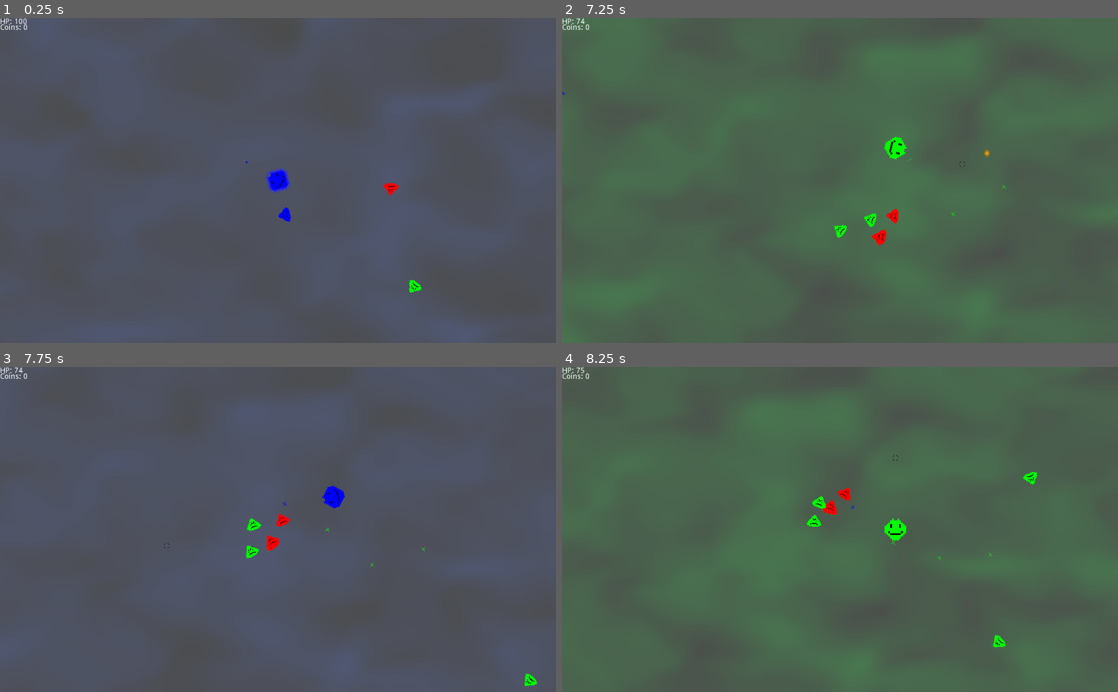
Above: before the commit, frames 1-4 (two rows, left to right).
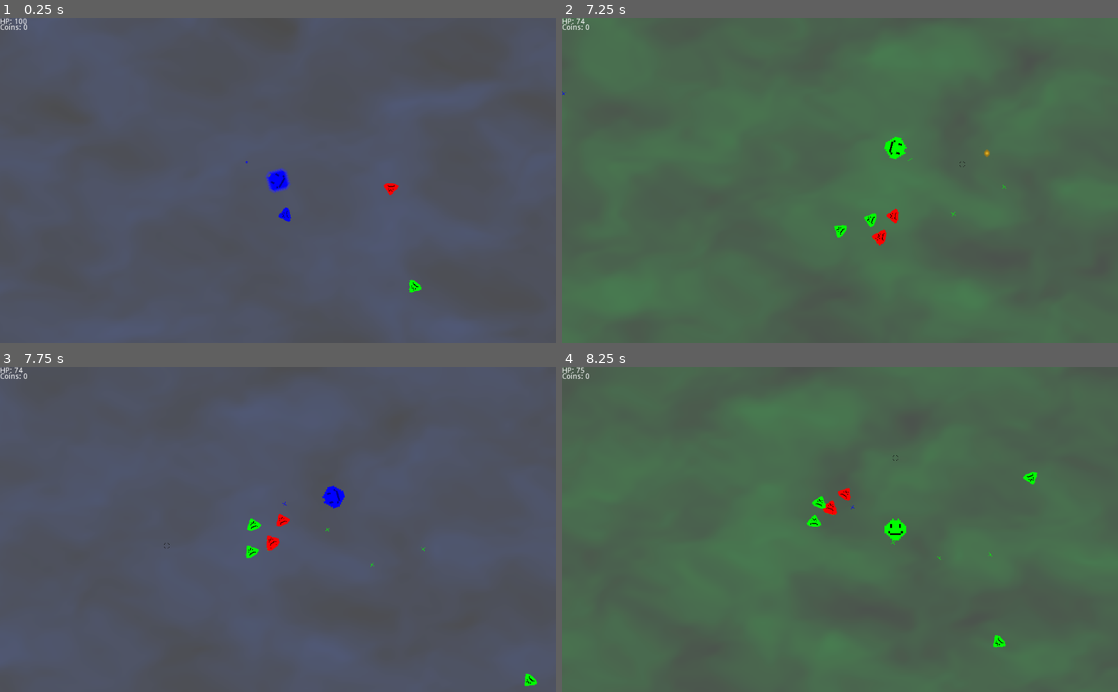
Above: after the commit, the same moments.

Repository: JuanG10/boss
Game: Godot game, scene res://proof of concept.tscn
Same seed, same stepped clock (60 frames per second), same inputs: the game is played once before the commit and once after it. The engine's default icon, where the game draws it, is replaced by a stand-in: a white triangle on a blue panel in a dark square.
Inputs (mouse positions are in pixels of both pictures, inside the frame that each line leads up to):
- Up to frame 1 (0.25 s): no input
- Up to frame 2 (7.25 s): tap Enter (ui_accept) at 0.5, 0.77, 1.52, 3.02, 3.77, 4.52, 6.02, 6.77 s; move the mouse to (962, 164) at 0.52 s; hold D (right) 0.53-1.28 s; tap E (next_color) every 1.5 s from 0.6 to 6.6 s; move the mouse to (728, 196) at 1.27 s; hold S (down) 1.28-2.03 s; tap Q (previous_color) every 1.5 s from 1.35 to 5.85 s; move the mouse to (895, 109) at 2.02 s; hold D (right) 2.03-2.78 s; move the mouse to (812, 245) at 2.77 s; hold W (up) 2.78-3.53 s; move the mouse to (1006, 229) at 3.52 s; hold A (left) 3.53-5.03 s; move the mouse to (673, 131) at 4.27 s; move the mouse to (867, 180) at 5.02 s; hold S (down) 5.03-5.78 s; move the mouse to (756, 99) at 5.77 s; hold D (right) 5.78-6.53 s; move the mouse to (962, 164) at 6.52 s; hold W (up) from 6.53 s (still down)
- Up to frame 3 (7.75 s): move the mouse to (166, 545) at 7.27 s; release W (up) at 7.28 s; hold D (right) from 7.28 s (still down); tap Q (previous_color) at 7.35 s; tap Enter (ui_accept) at 7.52 s
- Up to frame 4 (8.25 s): move the mouse to (895, 458) at 8.02 s; release D (right) at 8.03 s; hold S (down) from 8.03 s (still down); tap E (next_color) at 8.1 s

The runs differ from the first frame. In frame 2, 0.1% of the frame differs, in the area x 66-92%, y 2-55%; in frame 3, less than 0.1%; in frame 4, less than 0.1%.

Commit message:
arregladoBugFondoDesincronizadoAlJugarDeNuevo

Diff:
--- a/Fondos/Fog/FogBackground.gd
+++ b/Fondos/Fog/FogBackground.gd
@@ -8,11 +8,14 @@
 
 var pos:int = 0
 
+func change_bg_color_by_position(pos:int)->void:
+	material.set_shader_param("color", COLORS[pos])
+
 func change_bg_color(next:bool)->void:
 	if next: pos = (pos + 1) % COLORS.size()
 	else: pos = (pos + 2) % COLORS.size()
 	material.set_shader_param("color", COLORS[pos])
 
 func change_bg_octaves(octaves:int)->void:
-	material.set_shader_param("OCTAVES", octaves)
-	material.set_shader_param("acceleration", octaves/10.0)
+	material.set_shader_param("OCTAVES", octaves + 1)
+	material.set_shader_param("acceleration", (octaves/10.0) + 0.1)
--- a/UpgradeScreen/Pannels.gd
+++ b/UpgradeScreen/Pannels.gd
@@ -14,4 +14,5 @@
 	upgradeMainWindow.change_panel_to(fill_mode, next_pos)
 
 func _on_Play_again_button_up():
+	FogBackground.change_bg_color_by_position(0)
 	upgradeMainWindow.get_tree().change_scene("res://proof of concept.tscn")
